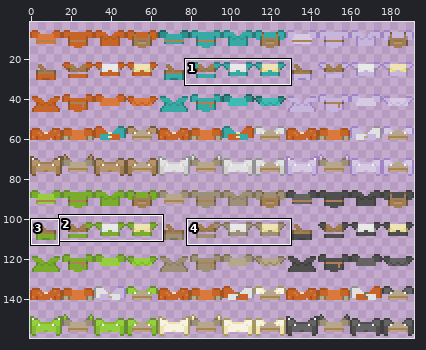
Sprite sheet, stored at Untitled Shared/Assets.xcassets/_Game/Tileset/armorTileset.imageset/armorTileset.png. The first picture is a wide view before the edit; the outline marks the close-up.
Close-up. Before:
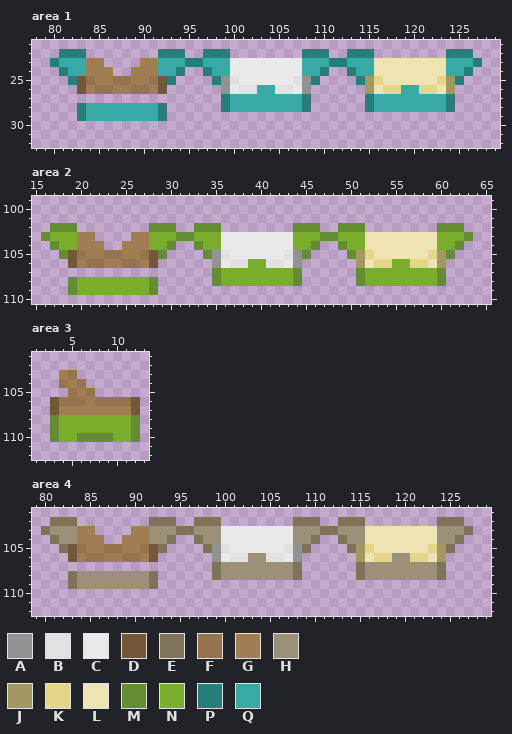
The file is 192x160 pixels. Colours within 5 levels of each other are drawn and written as one. Shown: area 1: x 78..129, y 21..32; area 2: x 15..65, y 99..110; area 3: x 1..13, y 101..112; area 4: x 79..129, y 101..112. The wide view leaves out empty margins. The commit also changed other parts of the picture, which this record leaves out.
Palette (. is transparent): A #929292  B #e1e1e1  C #e9e9e9  D #725839  E #7e7258  F #95744d  G #a17d52  H #9c9178  J #a49862  K #e4d589  L #eee3b3  M #648c32  N #7bad2c  P #287d79  Q #37aaa5
Once edited:
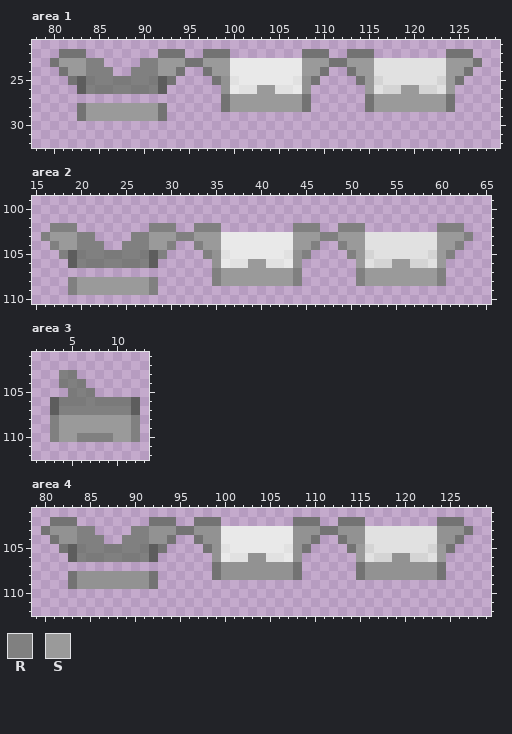
Colours new in this view: R #808080  S #9a9a9a
Change:
colour D: #725839 -> #5d5d5d
colour E: #7e7258 -> #737373
colour F: #95744d -> #7a7a7a
colour K: #e4d589 -> #d4d4d4
Changed rows in their new state; - is a pixel that keeps its letter.
Area 1:
first column x 80:
22 -EEE--------EEE--EEE--------EEE--EEE--------EEE-
23 ESSSRR----RRSSSEESSS--------SSSEESSSBBBBBBBBSSSE
24 -ESSRRR--RRRSSE--ESS--------SSE--ESSBBBBBBBBSSE-
25 --E--RR--RR--E----E----------E----ES-BBBBBB-SE--
26 ----R--RR--R-----------SS----------SB--SS--BS---
27 -------------------ESSSSSSSSE------ESSSSSSSSE---
28 ---ESSSSSSSSE------ESSSSSSSSE------ESSSSSSSSE---
29 ---ESSSSSSSSE-----------------------------------
Area 2:
first column x 16:
102 -RRR--------RRR--RRR--------RRR--RRR--------RRR-
103 RSSSRR----RRSSSRRSSS--------SSSRRSSSBBBBBBBBSSSR
104 -RSSRRR--RRRSSR--RSS--------SSR--RSSBBBBBBBBSSR-
105 --R--RR--RR--R----R----------R----RS-BBBBBB-SR--
106 ----R--RR--R-----------SS----------SB--SS--BS---
107 -------------------RSSSSSSSSR------RSSSSSSSSR---
108 ---RSSSSSSSSR------RSSSSSSSSR------RSSSSSSSSR---
109 ---RSSSSSSSSR-----------------------------------
Area 3:
first column x 3:
103 -R--------
104 --R-------
105 ---R------
106 ----R-----
107 -RRRRRRRR-
108 RSSSSSSSSR
109 RSSSSSSSSR
110 RSSRRRRSSR
Area 4:
first column x 81:
103 AAARR----RRAAA--AAA--------AAA--AAABBBBBBBBAAA
104 -AARRR--RRRAA----AA--------AA----AABBBBBBBBAA-
105 ----RR--RR------------------------S-BBBBBB-S--
106 ---R--RR--R-----------AA----------SB--AA--BS--
107 -------------------AAAAAAAA--------AAAAAAAA---
108 ---AAAAAAAA--------AAAAAAAA--------AAAAAAAA---
109 ---AAAAAAAA-----------------------------------
